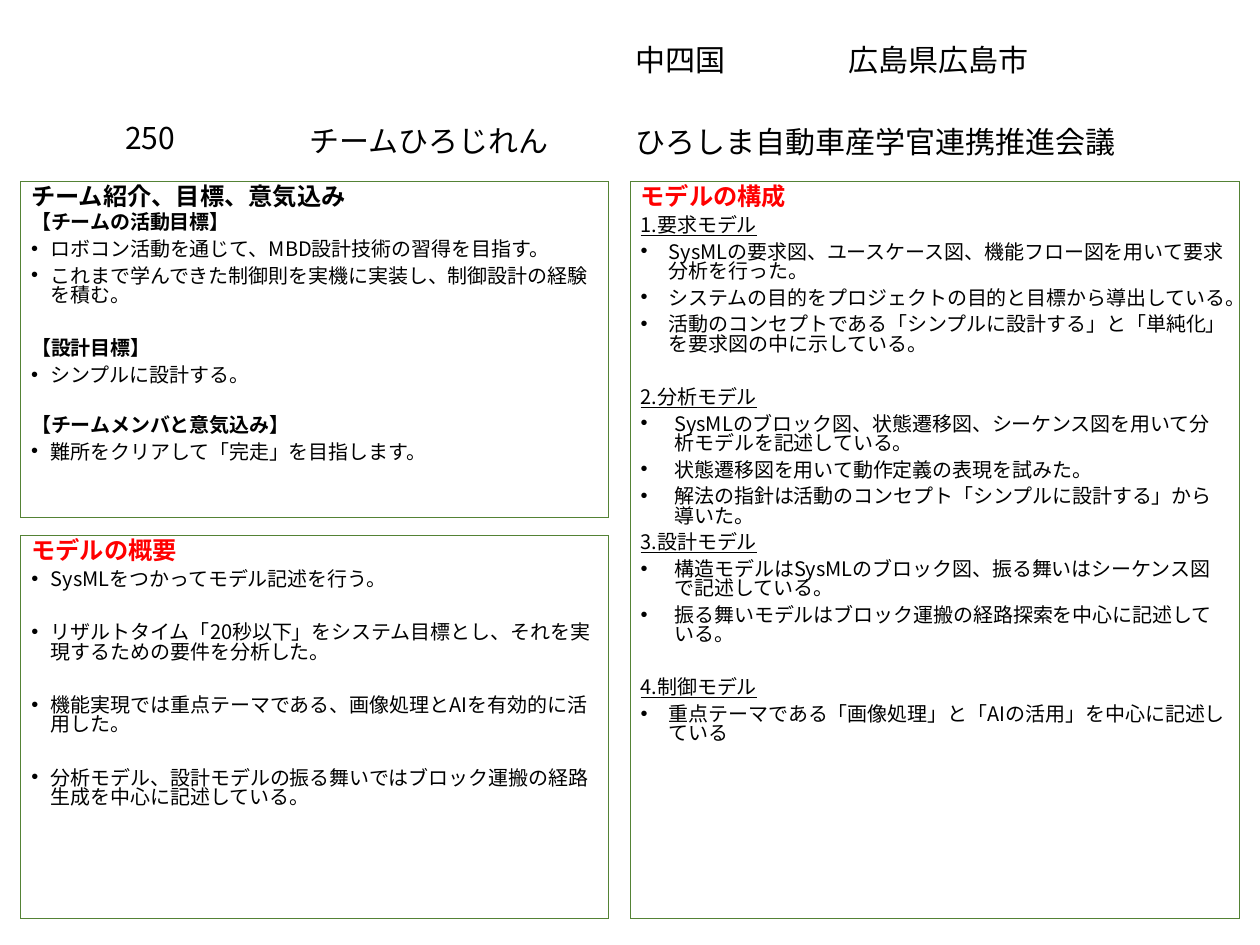
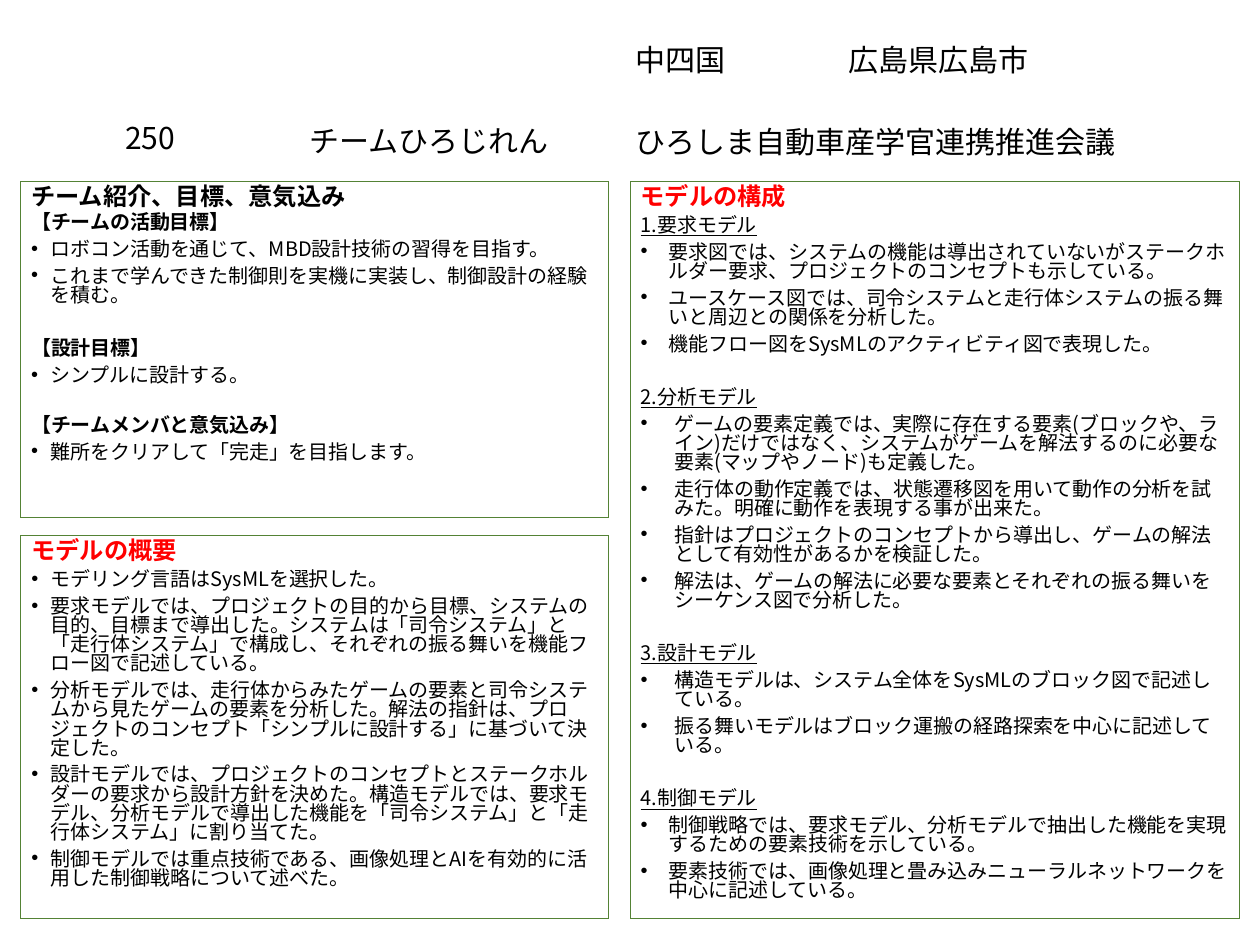
Before and after one commit to McRobo2019/ET_Robo_2019, a slide deck: slide 1 of Specification/hirojiren_model_file_advanced.pptx. Drawn at 1260x945 pixels with LibreOffice and Linux fonts; fonts in the diff are those of the drawing; background and template pictures are left out. Boxes give left, top, right and bottom in pixels: in the first picture for what was removed or moved away, otherwise in the second. Text is boxed around its words. In the diff, an @@ line names an element or a change of style, - is before the commit and + after.

Commit message:
アブストラクト・シートの修正

```diff
--- a/Specification/hirojiren_model_file_advanced.pptx
+++ b/Specification/hirojiren_model_file_advanced.pptx
@@ text in rectangle at (669,242,1226,356): text changed @@
-• SysMLの要求図、ユースケース図、機能フロー図を用いて要求分析を行った。
-• システムの目的をプロジェクトの目的と目標から導出している。
-• 活動のコンセプトである「シンプルに設計する」と「単純化」を要求図の中に示している。
+• 要求図では、システムの機能は導出されていないがステークホルダー要求、プロジェクトのコンセプトも示している。
+• ユースケース図では、司令システムと走行体システムの振る舞いと周辺との関係を分析した。
+• 機能フロー図をSysMLのアクティビティ図で表現した。
@@ text in rectangle at (674,414,1218,609): text changed @@
-• SysMLのブロック図、状態遷移図、シーケンス図を用いて分析モデルを記述している。
-• 状態遷移図を用いて動作定義の表現を試みた。
-• 解法の指針は活動のコンセプト「シンプルに設計する」から導いた。
+• ゲームの要素定義では、実際に存在する要素(ブロックや、ライン)だけではなく、システムがゲームを解法するのに必要な要素(マップやノード)も定義した。
+• 走行体の動作定義では、状態遷移図を用いて動作の分析を試みた。明確に動作を表現する事が出来た。
+• 指針はプロジェクトのコンセプトから導出し、ゲームの解法として有効性があるかを検証した。
+• 解法は、ゲームの解法に必要な要素とそれぞれの振る舞いをシーケンス図で分析した。
@@ text in rectangle at (51,569,589,887): text changed @@
-• SysMLをつかってモデル記述を行う。
-• リザルトタイム「20秒以下」をシステム目標とし、それを実現するための要件を分析した。
-• 機能実現では重点テーマである、画像処理とAIを有効的に活用した。
-• 分析モデル、設計モデルの振る舞いではブロック運搬の経路生成を中心に記述している。
+• モデリング言語はSysMLを選択した。
+• 要求モデルでは、プロジェクトの目的から目標、システムの目的、目標まで導出した。システムは「司令システム」と「走行体システム」で構成し、それぞれの振る舞いを機能フロー図で記述している。
+• 分析モデルでは、走行体からみたゲームの要素と司令システムから見たゲームの要素を分析した。解法の指針は、プロジェクトのコンセプト「シンプルに設計する」に基づいて決定した。
+• 設計モデルでは、プロジェクトのコンセプトとステークホルダーの要求から設計方針を決めた。構造モデルでは、要求モデル、分析モデルで導出した機能を「司令システム」と「走行体システム」に割り当てた。
+• 制御モデルでは重点技術である、画像処理とAIを有効的に活用した制御戦略について述べた。
@@ text in rectangle at (674,670,1211,707): text changed @@
-• 構造モデルはSysMLのブロック図、振る舞いはシーケンス図で記述している。
+• 構造モデルは、システム全体をSysMLのブロック図で記述している。
@@ text in rectangle at (669,815,1227,899): text changed @@
-• 重点テーマである「画像処理」と「AIの活用」を中心に記述している
+• 制御戦略では、要求モデル、分析モデルで抽出した機能を実現するための要素技術を示している。
+• 要素技術では、画像処理と畳み込みニューラルネットワークを中心に記述している。
```
